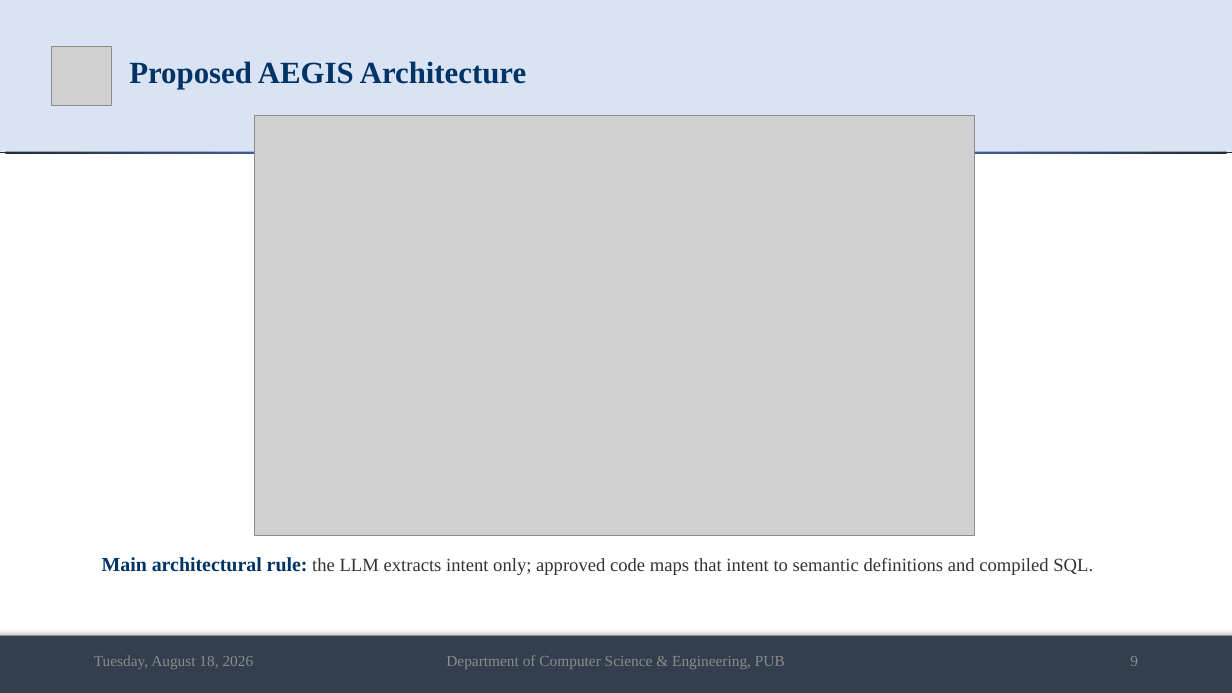
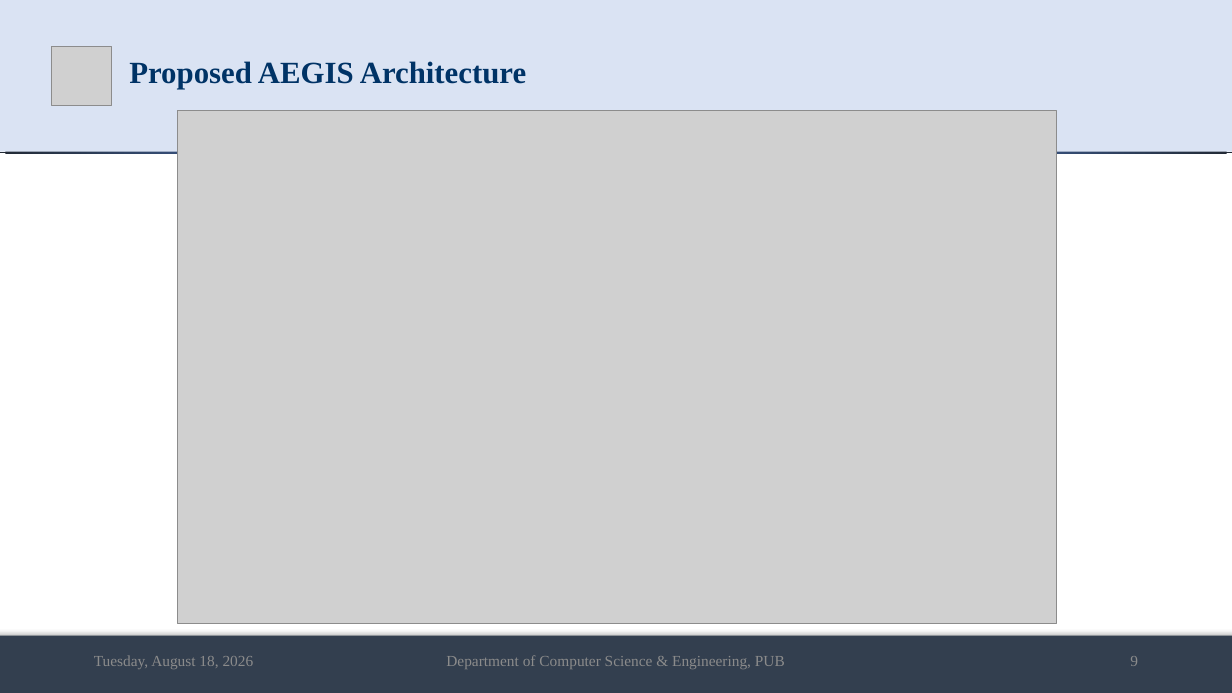
Before and after one commit to md-riaz/AEGIS-Research, a slide deck: slide 9 of docs/scripts/Md_Riaz_Final_Defense_0322310105101024.pptx. Drawn at 1232x693 pixels with LibreOffice and Linux fonts; fonts in the diff are those of the drawing; grey boxes stand for pictures. Boxes give left, top, right and bottom in pixels: in the first picture for what was removed or moved away, otherwise in the second. Text is boxed around its words. In the diff, an @@ line names an element or a change of style, - is before the commit and + after.

```diff
--- a/docs/scripts/Md_Riaz_Final_Defense_0322310105101024.pptx
+++ b/docs/scripts/Md_Riaz_Final_Defense_0322310105101024.pptx
@@ picture resized from (x1=254, y1=116, x2=975, y2=536) to (x1=177, y1=111, x2=1056, y2=624) @@
@@ text removed at (x1=102, y1=557, x2=1093, y2=575) @@
-Main architectural rule: the LLM extracts intent only; approved code maps that intent to semantic definitions and compiled SQL.
```
Also in this commit, not shown: 12 other slides changed, 2 slides added, 2 slides removed, 15 other files.
